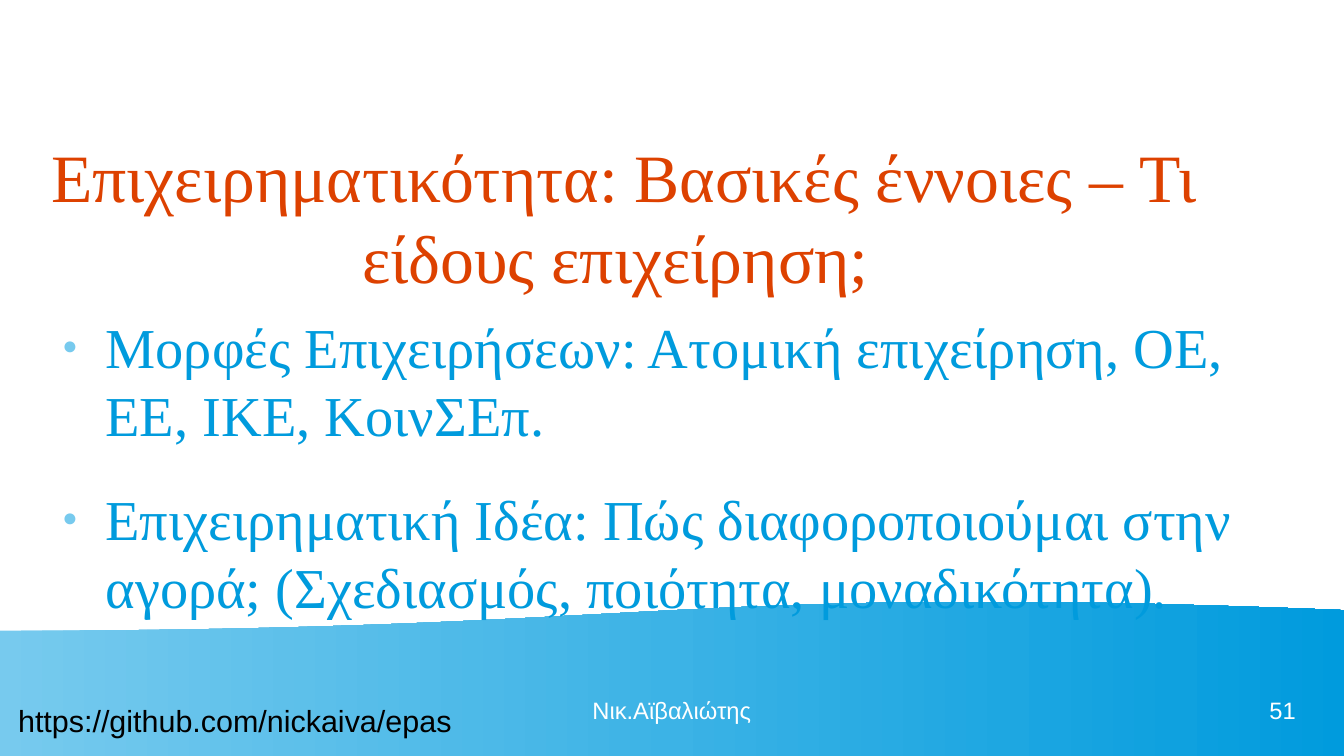
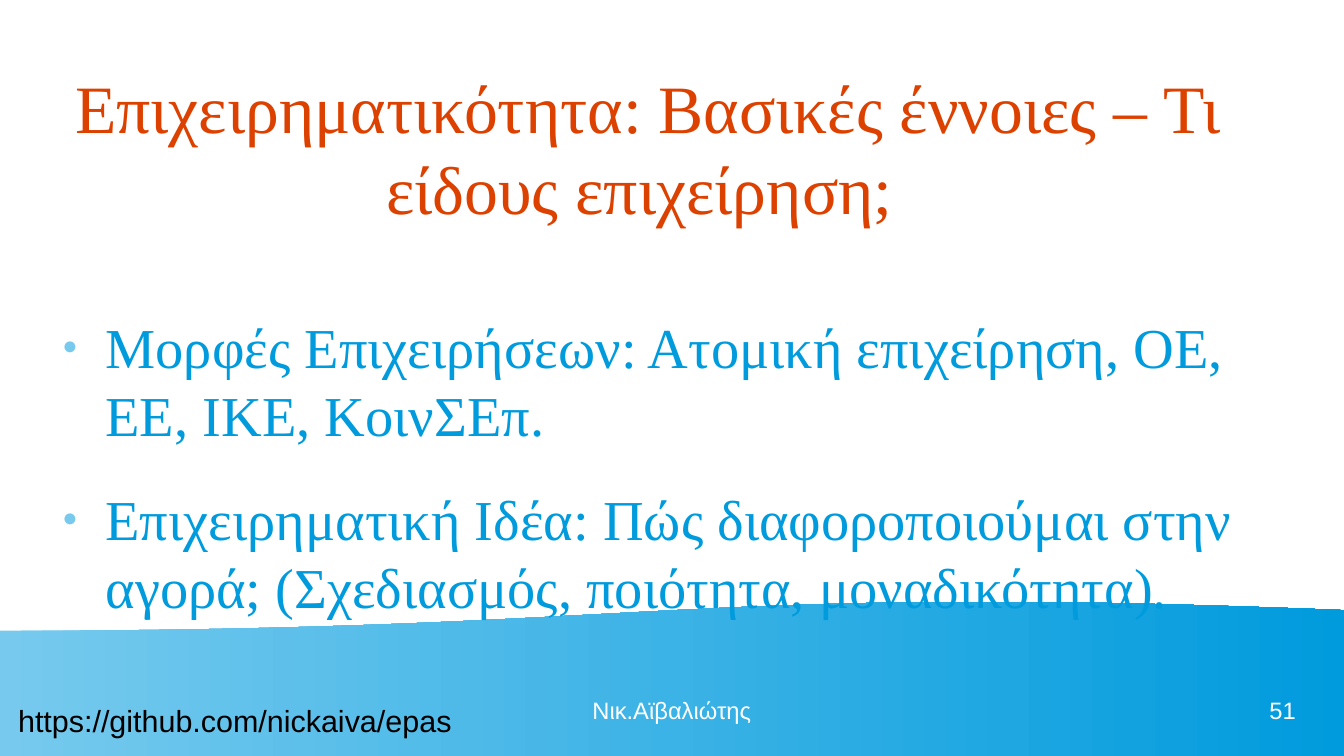
Before and after one commit to nickaiva/epas, a slide deck: slide 51 of ΠΕΡΙΒΑΛΛΟΝ ΕΡΓΑΣΙΑΣ.odp. Drawn at 1344x756 pixels with LibreOffice and Linux fonts; fonts in the diff are those of the drawing. Boxes give left, top, right and bottom in pixels: in the first picture for what was removed or moved away, otherwise in the second. Text is boxed around its words. In the diff, an @@ line names an element or a change of style, - is before the commit and + after.

```diff
--- a/ΠΕΡΙΒΑΛΛΟΝ ΕΡΓΑΣΙΑΣ.odp
+++ b/ΠΕΡΙΒΑΛΛΟΝ ΕΡΓΑΣΙΑΣ.odp
@@ title "Επιχειρηματικότητα: Βασικές έννοιες – Τι ..." moved from (x1=51, y1=154, x2=1196, y2=296) to (x1=75, y1=85, x2=1220, y2=227) @@
```
Also in this commit, not shown: 1 other slide changed, 1 other file.
